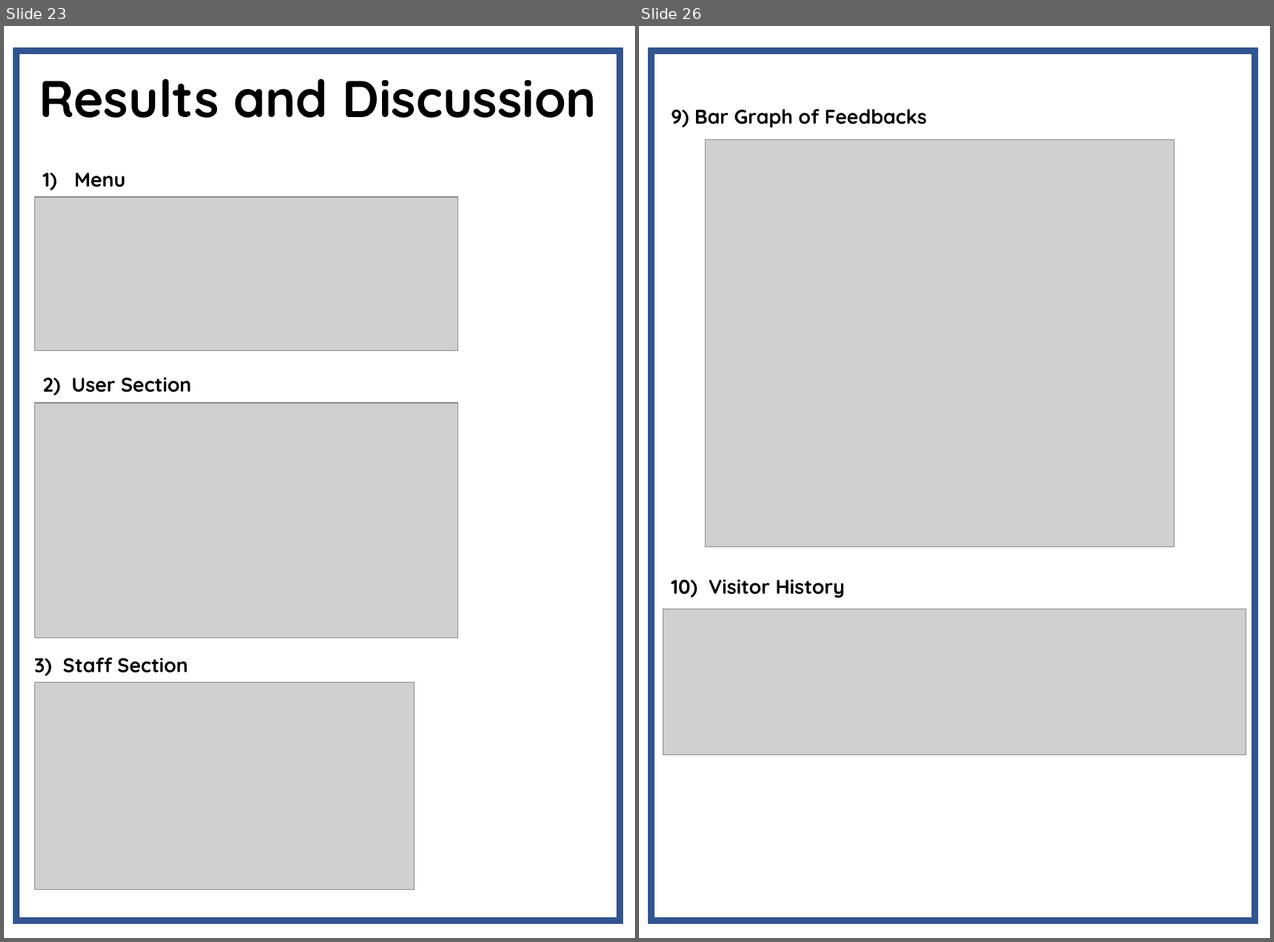
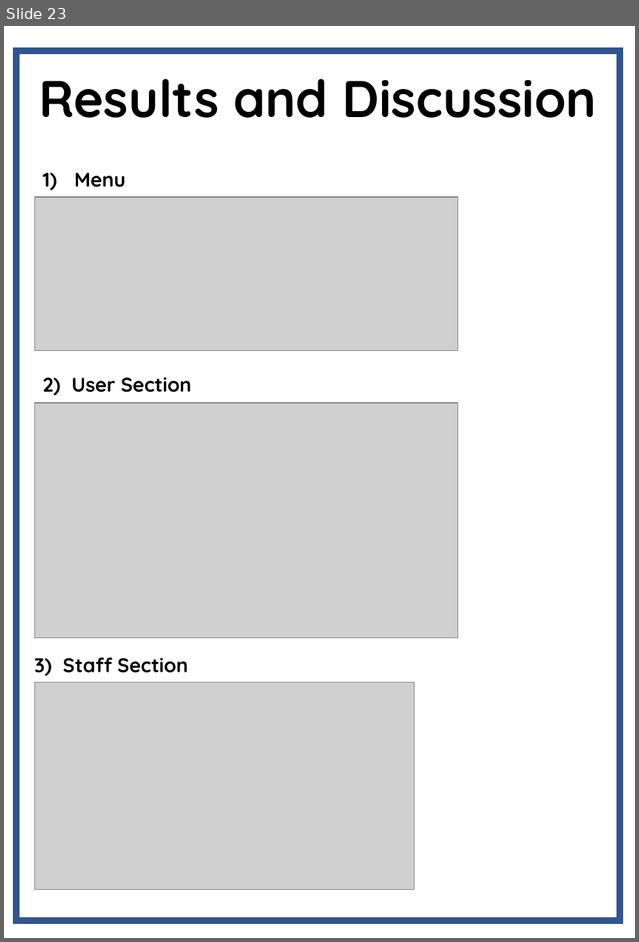
Before and after one commit to Agentgilspy/Hotel, a slide deck: Computer Project.pptx. Shown side by side, each under a label of ours: slides 23 and 26 before the commit, slide 23 after it; the slides between them are not shown. The pictures are 1274x942 and 639x942 pixels, drawn with LibreOffice and Linux fonts; fonts in the diff are those of the drawing; grey boxes stand for pictures. Boxes give left, top, right and bottom in pixels: in the first picture for what was removed or moved away, otherwise in the second. Text is boxed around its words. In the diff, an @@ line names an element or a change of style, - is before the commit and + after.

```diff
--- a/Computer Project.pptx
+++ b/Computer Project.pptx
@@ slide 26 removed at (639, 26, 1270, 938), background #FFFFFF @@
@@ rectangle removed at (652, 50, 1255, 920) @@
@@ text removed at (671, 109, 927, 128) @@
-9) Bar Graph of Feedbacks
@@ picture removed at (706, 140, 1174, 547) @@
@@ text removed at (671, 579, 845, 598) @@
-10) Visitor History
@@ picture removed at (663, 609, 1247, 755) @@
```
Also in this commit, not shown: 9 slides changed, 2 slides added, 2 other slides removed.
